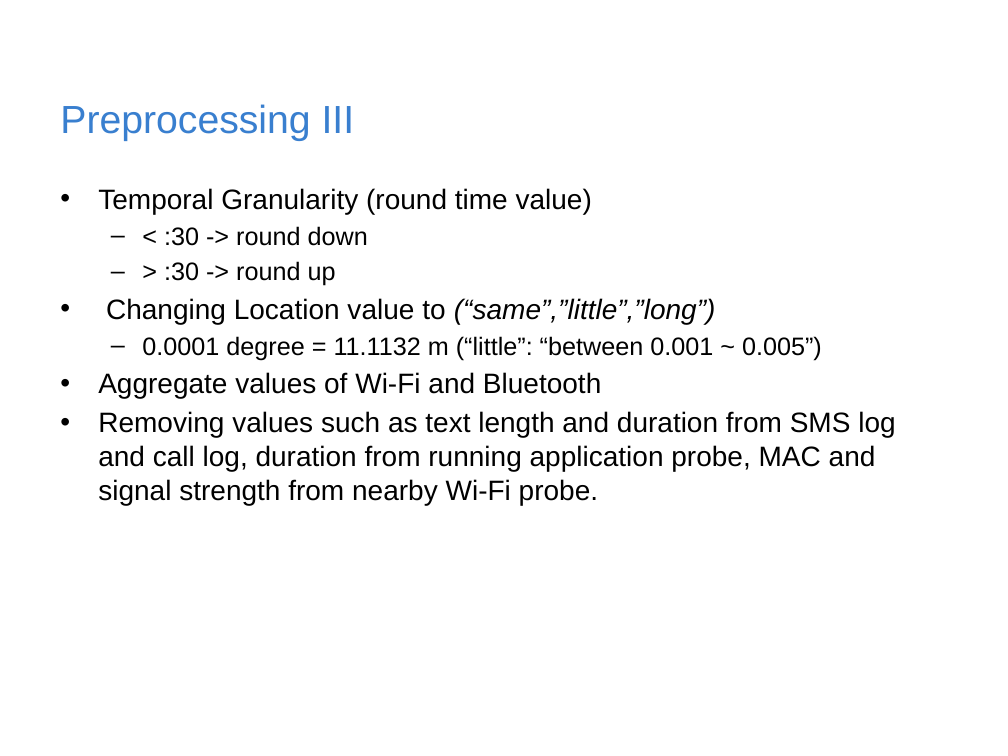
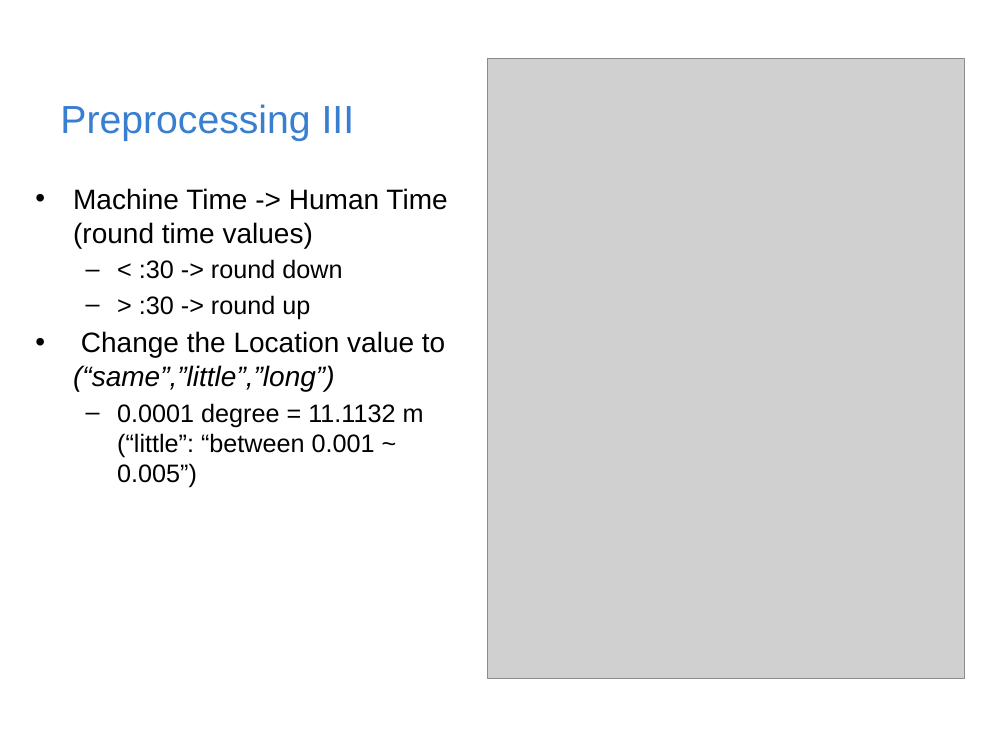
Before and after one commit to rischanlab/MyThesis, a slide deck: slide 15 of Thesis-presentation.pptx. Drawn at 1008x756 pixels with LibreOffice and Linux fonts; fonts in the diff are those of the drawing; grey boxes stand for pictures; background and template pictures are left out. Boxes give left, top, right and bottom in pixels: in the first picture for what was removed or moved away, otherwise in the second. Text is boxed around its words. In the diff, an @@ line names an element or a change of style, - is before the commit and + after.

```diff
--- a/Thesis-presentation.pptx
+++ b/Thesis-presentation.pptx
@@ picture added at <box>487,58,965,678</box> @@
@@ text "Machine Time -> Human Time ...": place and size @@
-text "Machine Time -> Human Time ..." at <box>98,188,895,505</box>
+text "Machine Time -> Human Time ..." at <box>73,188,447,488</box>
@@ text at <box>73,188,447,248</box>: text changed @@
-• Temporal Granularity (round time value)
+• Machine Time -> Human Time (round time values)
@@ text at <box>73,331,445,391</box>: text changed; italic off @@
-• Changing Location value to (“same”,”little”,”long”)
+• Change the Location value to (“same”,”little”,”long”)
@@ text at <box>98,372,895,505</box>: paragraphs removed @@
-• Aggregate values of Wi-Fi and Bluetooth
-• Removing values such as text length and duration from SMS log and call log, duration from running application probe, MAC and signal strength from nearby Wi-Fi probe.
```
Also in this commit, not shown: 14 other slides changed, 3 slides added, 3 slides removed, 1 other file.
